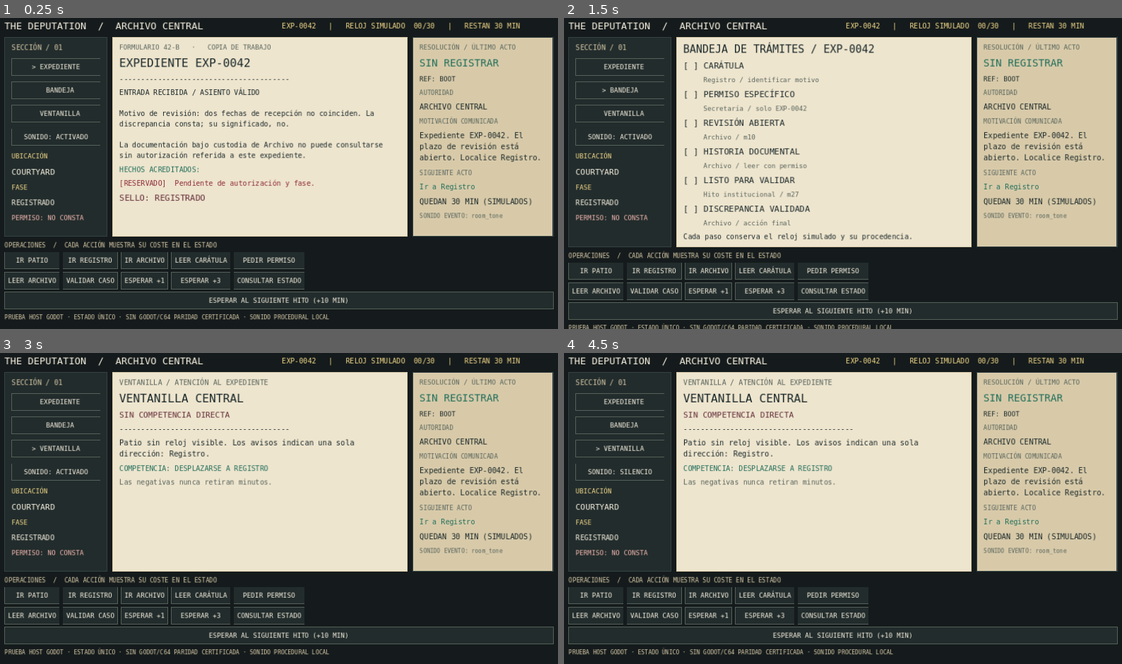
Above: before the commit, frames 1-4 (two rows, left to right).
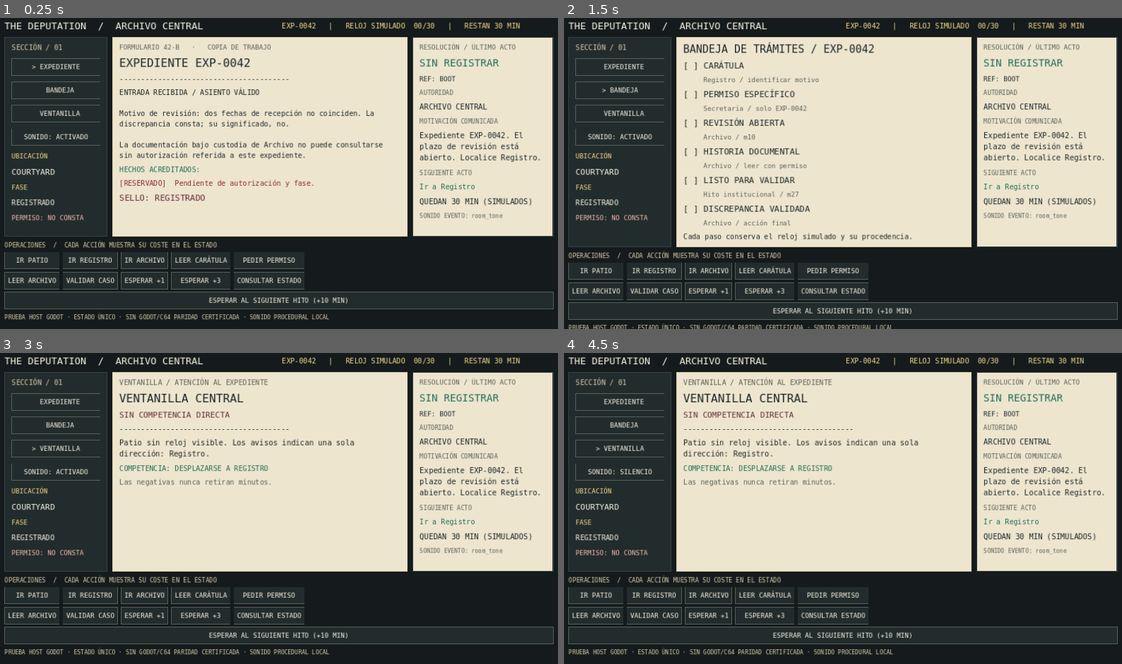
Above: after the commit, the same moments.

Repository: hypenosys/Deputation
Game: Godot game, scene res://godot/Desk.tscn
The game is run twice, just before and just after one commit, with the same random seed, the same clock (stepped at 60 frames per second) and the same inputs.
Inputs:
- Up to frame 1 (0.25 s): no input
- Up to frame 2 (1.5 s): click "> EXPEDIENTE" at 0.5 s; click "BANDEJA" at 1.25 s
- Up to frame 3 (3 s): click "EXPEDIENTE" at 2 s; click "VENTANILLA" at 2.75 s
- Up to frame 4 (4.5 s): click "> VENTANILLA" at 3.5 s; click "SONIDO: ACTIVADO" at 4.25 s

The runs differ from the first frame. In frame 1, 15% of the frame differs, in the area x 74-99%, y 6-71%; in frame 2, 15%, in the area x 74-99%, y 6-74%; in frame 3, 15%; in frame 4, 15%.

Commit message:
accessibility: use AA-safe paper surface under green and muted response text

Diff:
--- a/godot/Desk.gd
+++ b/godot/Desk.gd
@@ -180,7 +180,7 @@
 		_render_administration(middle)
 
 	var response_column: VBoxContainer = _stack(12)
-	var response_panel: PanelContainer = _block(response_column, "paper_aged", "slate")
+	var response_panel: PanelContainer = _block(response_column, "paper", "slate")
 	response_panel.custom_minimum_size = Vector2(320, 0)
 	response_panel.size_flags_vertical = Control.SIZE_EXPAND_FILL
 	body.add_child(response_panel)
